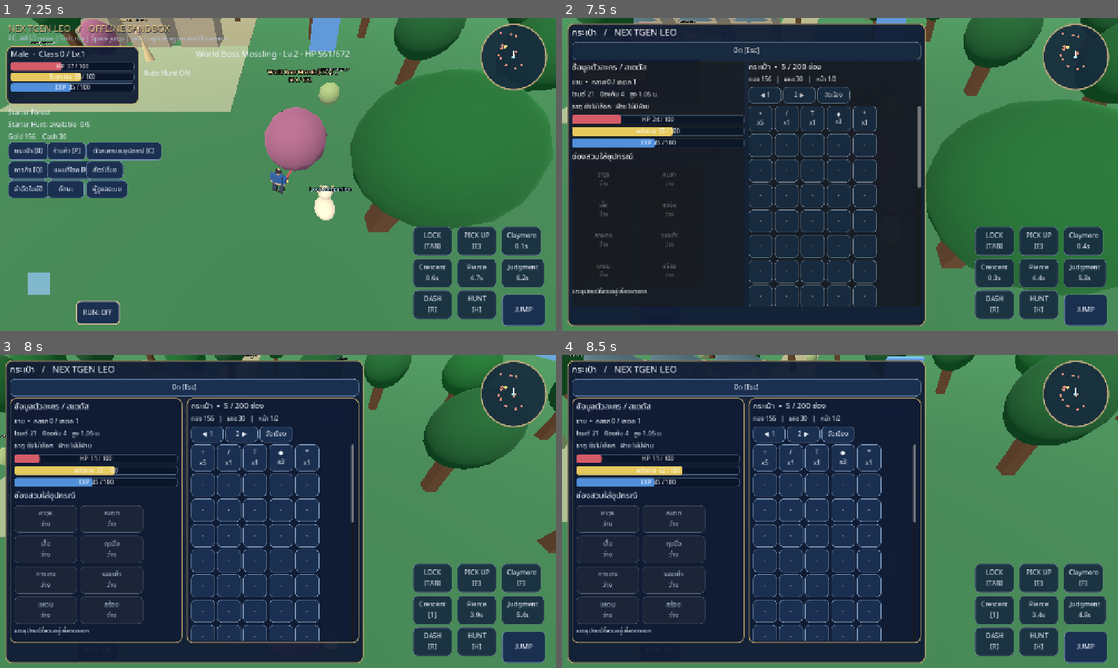
Above: before the commit, frames 1-4 (two rows, left to right).
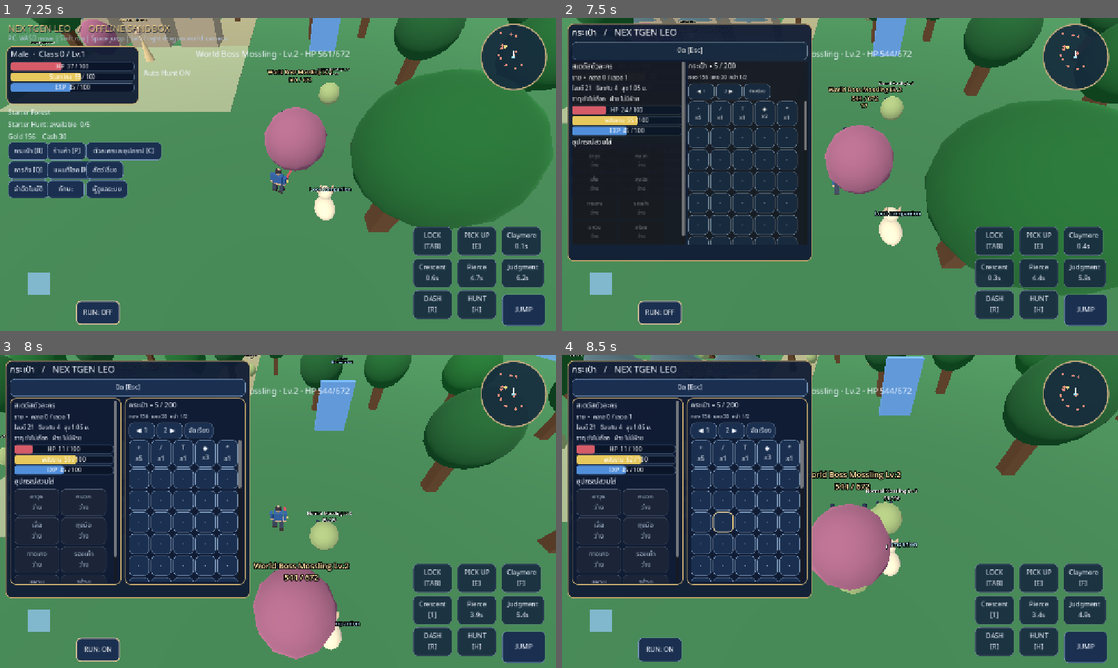
Above: after the commit, the same moments.

Repository: redfullmoon209-debug/NexTgenLeo
Game: Godot game, scene res://scenes/main.tscn
Two runs of this game, one before a commit and one after it. Both use one fixed random seed, a clock stepped at 60 frames per second and the inputs below.
Inputs (mouse positions are in pixels of both pictures, inside the frame that each line leads up to):
- Up to frame 1 (7.25 s): click "JUMP" at 0.5 s; tap Enter at 1.25 s; move the mouse to (400, 158) at 1.27 s; hold D 1.28-2 s; tap Tab at 1.35 s; click (400, 158) at 1.42 s; tap Space at 1.52, 4.52 s; drag from (166, 190) to (250, 237) at 2.02 s; move the mouse to (333, 105) at 2.77 s; hold D 2.78-3.5 s; tap 1 at 2.85 s; drag from (250, 237) to (111, 127) at 3.52 s; move the mouse to (444, 221) at 4.27 s; hold A 4.28-5 s; tap 3 at 4.35 s; drag from (111, 127) to (194, 96) at 5.02 s; move the mouse to (305, 174) at 5.77 s; hold S 5.78-6.5 s; tap H at 5.85 s; click (305, 174) at 5.92 s; drag from (194, 96) to (166, 190) at 6.52 s
- Up to frame 2 (7.5 s): move the mouse to (962, 158) at 7.27 s; hold W from 7.28 s (still down); tap B at 7.35 s
- Up to frame 3 (8 s): keep holding W; tap Space at 7.52 s
- Up to frame 4 (8.5 s): release W at 8 s; drag from (728, 527) to (812, 574) at 8.02 s

Frame 1 is identical in both runs. In frame 2, 39% of the frame differs, in the area x 0-66%, y 1-99%; in frame 3, 42%; in frame 4, 42%.

Commit message:
Shrink bag and equipment dock to left 44% of view so avatar stays visible

Diff:
--- a/scripts/gameplay.gd
+++ b/scripts/gameplay.gd
@@ -355,11 +355,16 @@
 		var offset: Array = GameState.settings.button_offsets.get(str(button.get_meta("layout_id")), [0, 0])
 		button.position += Vector2(float(offset[0]), float(offset[1]))
 	map_display.position = Vector2(size.x - 175, 12)
-	# A two-column equipment/inventory window fills the green/red regions.
-	# All other menus retain the existing compact left-side drawer.
+	# Keep the world character visible to the right of the open inventory.
+	# On landscape screens, the equipment and bag share a compact 2-column dock.
+	# On narrow screens the panes stack and each section scrolls independently.
 	panel.position = Vector2(12, 12)
-	var panel_width := 824.0 if active_panel == "Bag" else 390.0
-	panel.size = Vector2(minf(panel_width, maxf(150.0, size.x - 24.0)), maxf(160.0, size.y - 24.0))
+	if active_panel == "Bag":
+		var bag_width: float = minf(620.0, maxf(300.0, size.x * 0.44))
+		var bag_height: float = minf(590.0, maxf(160.0, size.y * 0.76))
+		panel.size = Vector2(minf(bag_width, maxf(150.0, size.x - 24.0)), minf(bag_height, maxf(160.0, size.y - 24.0)))
+	else:
+		panel.size = Vector2(minf(390.0, maxf(150.0, size.x - 24.0)), maxf(160.0, size.y - 24.0))
 
 func _tell(text: String) -> void:
 	notice.text = text
@@ -793,7 +798,7 @@
 
 func _bag_bar(parent: VBoxContainer, color: Color, current: float, maximum: float, title: String) -> void:
 	var bar := _bar(parent, color)
-	bar.custom_minimum_size.x = 240
+	bar.custom_minimum_size.x = 184
 	bar.max_value = maxf(1.0, maximum)
 	bar.value = current
 	bar.get_node("Value").text = "%s  %d / %d" % [title, int(current), int(maximum)]
@@ -804,8 +809,9 @@
 	var item: Dictionary = GameState.balance.items.get(str(equipped.get("id", "")), {})
 	var display_name := "ว่าง" if equipped.is_empty() else str(item.get("name", equipped.get("id", "")))
 	var button := _button("%s\n%s" % [title, display_name], func(): _bag_unequip(slot_id), bag_equipment_grid)
-	button.custom_minimum_size = Vector2(145, 63)
-	button.add_theme_font_size_override("font_size", 13)
+	button.custom_minimum_size = Vector2(104, 51)
+	button.add_theme_font_size_override("font_size", 12)
+	button.clip_text = true
 	button.tooltip_text = "กดถอดอุปกรณ์" if not equipped.is_empty() else "ยังไม่ได้สวมใส่"
 	button.disabled = equipped.is_empty()
 
@@ -818,12 +824,12 @@
 
 func _bag() -> void:
 	bag_status_bars.clear()
-	var wide := panel.size.x >= 730.0
+	var wide := panel.size.x >= 550.0
 	var panes: BoxContainer = HBoxContainer.new() if wide else VBoxContainer.new()
 	panes.name = "BagTwoPane"
 	panes.size_flags_horizontal = Control.SIZE_EXPAND_FILL
-	panes.add_theme_constant_override("separation", 10)
-	panes.custom_minimum_size.y = maxf(260.0, panel.size.y - 132.0)
+	panes.add_theme_constant_override("separation", 7)
+	panes.custom_minimum_size.y = maxf(170.0, panel.size.y - 125.0)
 	menu.add_child(panes)
 
 	# Green area: status and supported equipment slots, always visible
@@ -832,47 +838,47 @@
 	bag_character_panel.name = "CharacterAndEquipment"
 	bag_character_panel.size_flags_horizontal = Control.SIZE_EXPAND_FILL
 	bag_character_panel.size_flags_vertical = Control.SIZE_EXPAND_FILL
-	if wide: bag_character_panel.custom_minimum_size.x = 365
+	if wide: bag_character_panel.custom_minimum_size.x = 230
 	panes.add_child(bag_character_panel)
 	var character_scroll := ScrollContainer.new()
 	character_scroll.horizontal_scroll_mode = ScrollContainer.SCROLL_MODE_DISABLED
-	character_scroll.custom_minimum_size.y = 270 if not wide else maxf(250.0, panel.size.y - 145.0)
+	character_scroll.custom_minimum_size.y = 220.0 if not wide else maxf(160.0, panel.size.y - 135.0)
 	bag_character_panel.add_child(character_scroll)
 	var character := VBoxContainer.new()
 	character.size_flags_horizontal = Control.SIZE_EXPAND_FILL
-	character.add_theme_constant_override("separation", 7)
+	character.add_theme_constant_override("separation", 4)
 	character_scroll.add_child(character)
-	character.add_child(_label("ข้อมูลตัวละคร / สเตตัส", 19))
-	bag_status_label = _label(_bag_status_text(), 15)
+	character.add_child(_label("สเตตัสตัวละคร", 16))
+	bag_status_label = _label(_bag_status_text(), 13)
 	bag_status_label.autowrap_mode = TextServer.AUTOWRAP_WORD_SMART
 	character.add_child(bag_status_label)
 	_bag_bar(character, Color("d65b68"), float(GameState.hp), float(GameState.max_hp), "HP")
 	_bag_bar(character, Color("e6c85d"), GameState.stamina, float(GameState.max_stamina), "พลังงาน")
 	_bag_bar(character, Color("518fdb"), float(GameState.exp), float(GameState.exp_required()), "EXP")
-	character.add_child(_label("ช่องสวมใส่อุปกรณ์", 19))
+	character.add_child(_label("อุปกรณ์สวมใส่", 16))
 	bag_equipment_grid = GridContainer.new()
 	bag_equipment_grid.name = "EquipmentSlots"
-	bag_equipment_grid.columns = 2 if wide else 1
-	bag_equipment_grid.add_theme_constant_override("h_separation", 7)
-	bag_equipment_grid.add_theme_constant_override("v_separation", 7)
+	bag_equipment_grid.columns = 2 if wide or panel.size.x >= 320.0 else 1
+	bag_equipment_grid.add_theme_constant_override("h_separation", 4)
+	bag_equipment_grid.add_theme_constant_override("v_separation", 4)
 	character.add_child(bag_equipment_grid)
 	for slot_def in [{"id":"weapon","title":"อาวุธ"},{"id":"hat","title":"หมวก"},{"id":"shirt","title":"เสื้อ"},{"id":"gloves","title":"ถุงมือ"},{"id":"pants","title":"กางเกง"},{"id":"shoes","title":"รองเท้า"},{"id":"ring","title":"แหวน"},{"id":"necklace","title":"สร้อย"}]:
 		_bag_equipment_slot(str(slot_def.id), str(slot_def.title))
-	character.add_child(_label("แตะอุปกรณ์ที่สวมอยู่เพื่อถอดออก", 13))
+	character.add_child(_label("แตะช่องอุปกรณ์เพื่อถอด", 12))
 
 	# Red area: smaller inventory cells with independent vertical scrolling.
 	bag_inventory_panel = PanelContainer.new()
 	bag_inventory_panel.name = "InventoryRight"
 	bag_inventory_panel.size_flags_horizontal = Control.SIZE_EXPAND_FILL
 	bag_inventory_panel.size_flags_vertical = Control.SIZE_EXPAND_FILL
-	if wide: bag_inventory_panel.custom_minimum_size.x = 360
+	if wide: bag_inventory_panel.custom_minimum_size.x = 275
 	panes.add_child(bag_inventory_panel)
 	var inventory_column := VBoxContainer.new()
 	inventory_column.size_flags_horizontal = Control.SIZE_EXPAND_FILL
-	inventory_column.add_theme_constant_override("separation", 5)
+	inventory_column.add_theme_constant_override("separation", 3)
 	bag_inventory_panel.add_child(inventory_column)
-	inventory_column.add_child(_label("กระเป๋า  •  %d / 200 ช่อง" % GameState.inventory.size(), 18))
-	inventory_column.add_child(_label("ทอง %d   |   แคช %d   |   หน้า %d/2" % [GameState.gold, GameState.cash, bag_page + 1], 14))
+	inventory_column.add_child(_label("กระเป๋า • %d / 200" % GameState.inventory.size(), 16))
+	inventory_column.add_child(_label("ทอง %d  แคช %d  หน้า %d/2" % [GameState.gold, GameState.cash, bag_page + 1], 12))
 	var actions := HBoxContainer.new()
 	actions.add_theme_constant_override("separation", 4)
 	inventory_column.add_child(actions)
@@ -880,19 +886,19 @@
 	var second_page := _button("2 ▶", func(): bag_page = 1; _close_panel(); _show_panel("Bag"), actions)
 	var sort_button := _button("จัดเรียง", func(): GameState.inventory.sort_custom(func(a,b): return str(a.id) < str(b.id)); _close_panel(); _show_panel("Bag"), actions)
 	for button in [first_page, second_page, sort_button]:
-		button.custom_minimum_size = Vector2(75, 37)
-		button.add_theme_font_size_override("font_size", 13)
+		button.custom_minimum_size = Vector2(60, 32)
+		button.add_theme_font_size_override("font_size", 12)
 	var inventory_scroll := ScrollContainer.new()
 	inventory_scroll.name = "BagSlotsScroll"
 	inventory_scroll.horizontal_scroll_mode = ScrollContainer.SCROLL_MODE_DISABLED
 	inventory_scroll.size_flags_vertical = Control.SIZE_EXPAND_FILL
-	inventory_scroll.custom_minimum_size.y = maxf(150.0, panel.size.y - 245.0) if wide else 260.0
+	inventory_scroll.custom_minimum_size.y = maxf(125.0, panel.size.y - 220.0) if wide else 205.0
 	inventory_column.add_child(inventory_scroll)
 	bag_slot_grid = GridContainer.new()
 	bag_slot_grid.name = "InventorySlots"
-	bag_slot_grid.columns = 5 if wide else clampi(int((panel.size.x - 52.0) / 64.0), 2, 5)
-	bag_slot_grid.add_theme_constant_override("h_separation", 5)
-	bag_slot_grid.add_theme_constant_override("v_separation", 5)
+	bag_slot_grid.columns = 5 if wide else clampi(int((panel.size.x - 50.0) / 54.0), 2, 5)
+	bag_slot_grid.add_theme_constant_override("h_separation", 4)
+	bag_slot_grid.add_theme_constant_override("v_separation", 4)
 	inventory_scroll.add_child(bag_slot_grid)
 	for offset in range(100):
 		var index := bag_page * 100 + offset
@@ -904,9 +910,9 @@
 			slot_text = "%s\nx%d" % [str(item.get("icon", "◆")), int(slot.count)]
 			item_tip = "%s ×%d" % [str(item.get("name", slot.id)), int(slot.count)]
 		var button := _button(slot_text, func(): _item_menu(index), bag_slot_grid)
-		button.custom_minimum_size = Vector2(55, 53)
+		button.custom_minimum_size = Vector2(47, 46)
 		button.tooltip_text = item_tip
-		button.add_theme_font_size_override("font_size", 13)
+		button.add_theme_font_size_override("font_size", 12)
 
 func _item_menu(index: int) -> void:
 	if index >= GameState.inventory.size():
